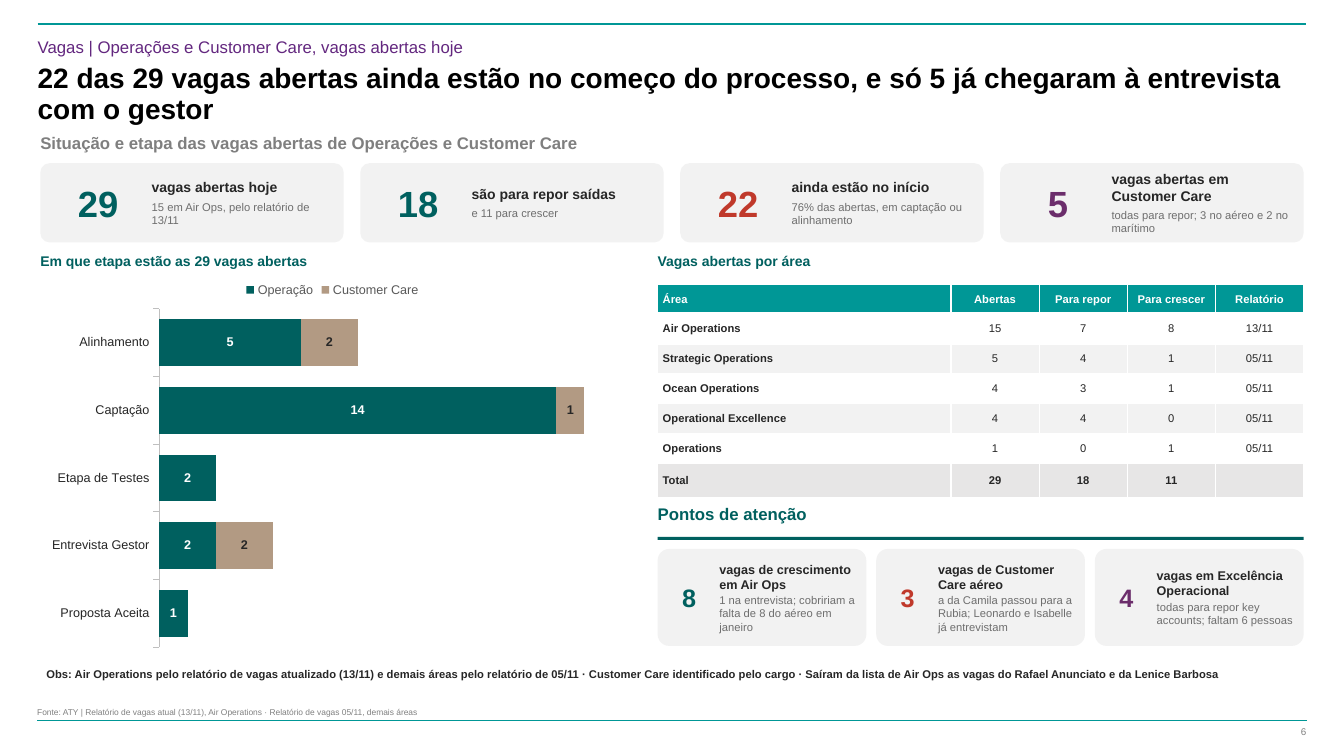
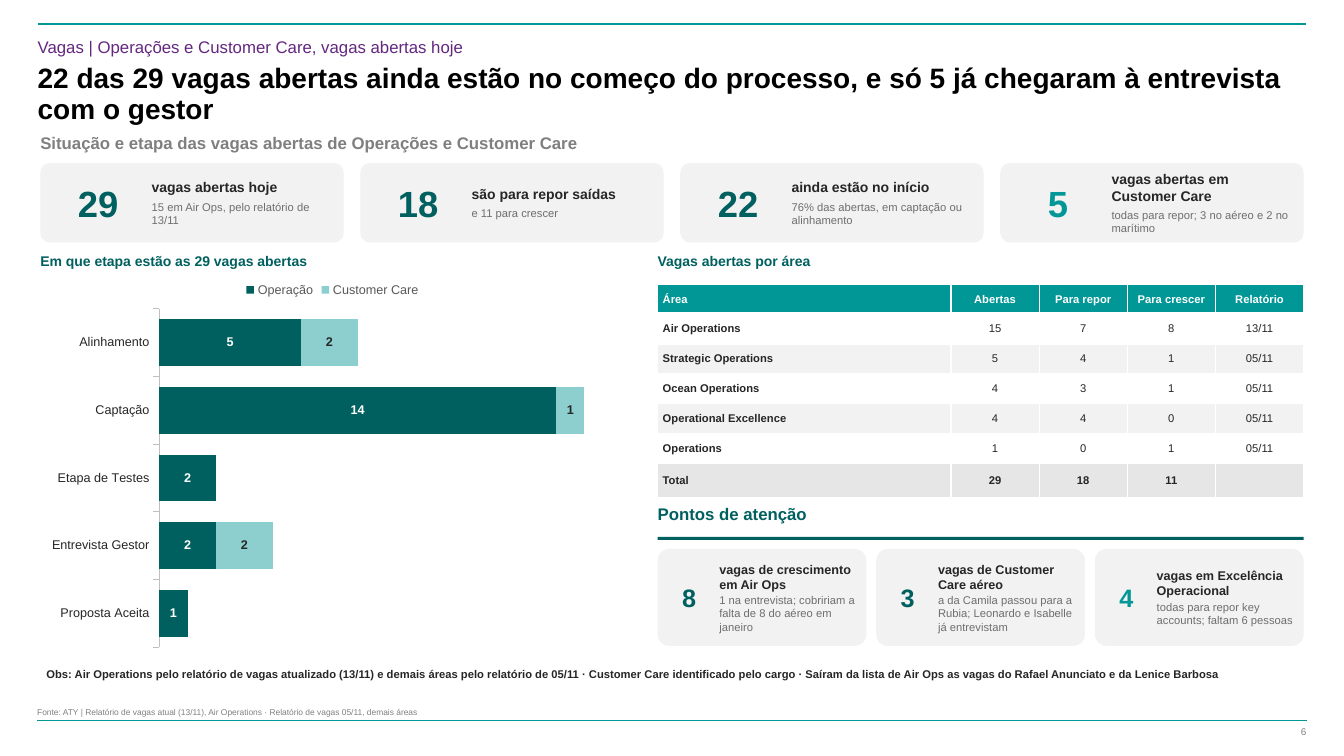
Before and after one commit to suzetemirandasilva5601-cpu/Challenge, a slide deck: slide 6 of 20261112 - ATY - Diagnóstico da Estrutura de Operações - Vagas e Férias.pptx. Drawn at 1344x756 pixels with LibreOffice and Linux fonts; fonts in the diff are those of the drawing; background and template pictures are left out. Boxes give left, top, right and bottom in pixels: in the first picture for what was removed or moved away, otherwise in the second. Text is boxed around its words. In the diff, an @@ line names an element or a change of style, - is before the commit and + after.

```diff
--- a/20261112 - ATY - Diagnóstico da Estrutura de Operações - Vagas e Férias.pptx
+++ b/20261112 - ATY - Diagnóstico da Estrutura de Operações - Vagas e Férias.pptx
@@ text "22" at box(718, 191, 758, 217): text colour #C0392B to #00605F @@
@@ text "5" at box(1048, 192, 1068, 218): text colour #6B2D6B to #009796 @@
@@ bar stacked chart at box(40, 271, 625, 655) @@
@@ colour of Customer Care #B29A83 to #8CCFCE @@
@@ text "3" at box(901, 589, 915, 608): text colour #C0392B to #00605F @@
@@ text "4" at box(1119, 589, 1133, 607): text colour #6B2D6B to #009796 @@
```
Also in this commit, not shown: 5 other slides changed, 3 other files.
